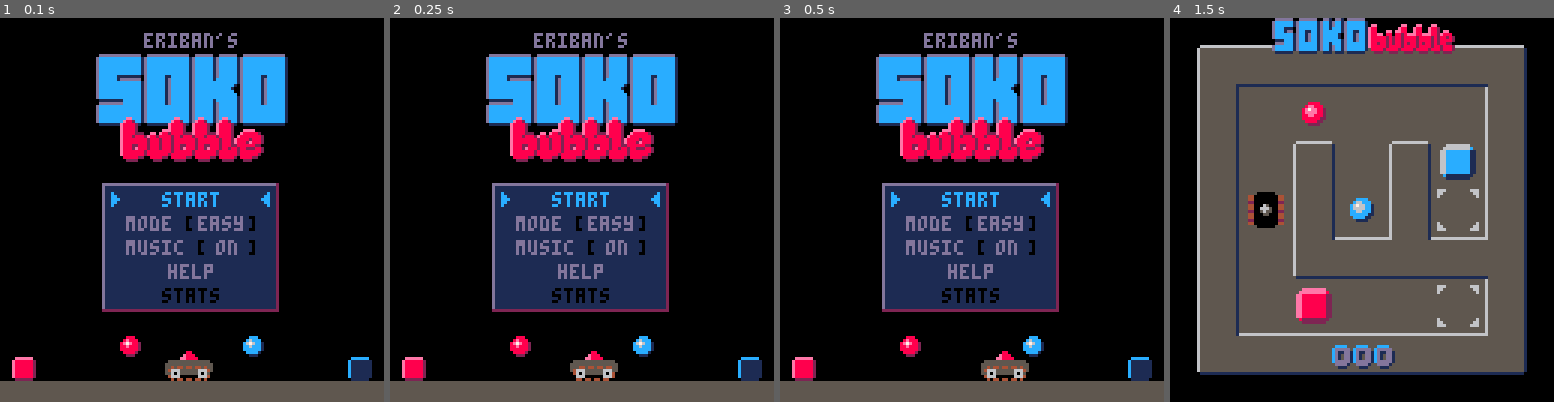
Above: before the commit, frames 1-4 (left to right).
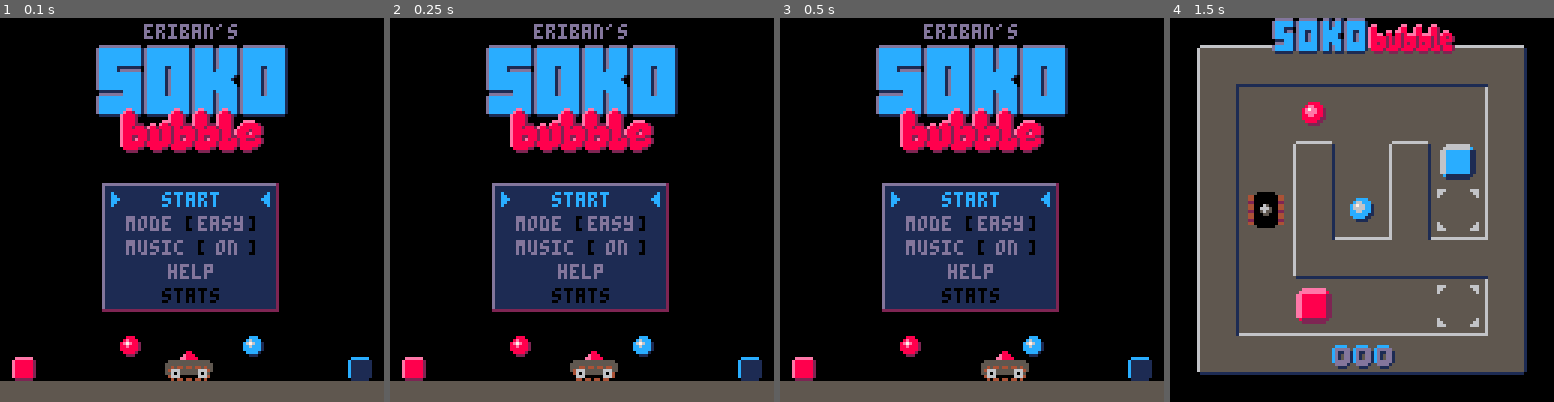
Above: after the commit, the same moments.

Repository: erwinbonsma/SokoBubbleP8
Game: PICO-8 cartridge sokobubble.p8
Same seed, same stepped clock (60 frames per second), same inputs: the game is played once before the commit and once after it.
Inputs:
- Up to frame 1 (0.1 s): no input
- Up to frame 2 (0.25 s): no input
- Up to frame 3 (0.5 s): tap O (Z key) at 0.33 s
- Up to frame 4 (1.5 s): tap O (Z key) at 0.7, 1.43 s; tap X (X key) at 1.07 s

The runs differ from the first frame. In frame 1, 6.3% of the frame differs, in the area x 25-75%, y 1-38%; in frame 2, 6.3%; in frame 3, 6.3%; in frame 4, nothing differs.

Commit message:
Pimp help display

Diff:
--- a/sokobubble.p8
+++ b/sokobubble.p8
@@ -749,6 +749,80 @@
  print("moves",42,115,12)
 end
 
+helpview={}
+function helpview:new()
+ local o=new_object(self)
+
+ return o
+end
+
+function helpview:update()
+ if btnp(❎) then
+  scene=_title
+ end
+end
+
+function helpview:draw()
+ cls()
+
+ draw_big_logo()
+
+ --draw iconographic help
+ rectfill(24,51,103,105,5)
+ local x=28
+ local y=54
+ pal(1,0)
+ for i=0,2 do
+  pal(5,max(5,4+i*4))
+  spr(92,x-1,y+i*8)
+  spr(92,x+40,y+i*8)
+  if i==1 then
+   spr(92,x+24,y)
+  elseif i==2 then
+   spr(92,x+65,y)
+  end
+ end
+
+ map(125,8,x+16,y,1,6)
+ map(127,8,x+57,y,1,6)
+ pal({
+  --green => red
+  [11]=14,[3]=8,[1]=2,
+  --yellow => blue
+  [10]=6,[9]=12,[4]=1
+ })
+ map(124,8,x+7,y,1,6)
+ map(126,8,x+48,y,1,6)
+ pal()
+
+ --show key legend
+ rectfill(0,113,127,127,5)
+
+ local printsymbol=function(
+  ch,x,y
+ )
+  print("◆",x,y,6)
+  print(ch,x,y,0)
+ end
+
+ printsymbol("⬅️",2,118)
+ printsymbol("➡️",16,118)
+ printsymbol("⬆️",9,115)
+ printsymbol("⬇️",9,121)
+ print("move",25,118,6)
+
+ printsymbol("❎",49,118)
+ print(
+  "undo",58,118,
+  easymode and 6 or 0
+ )
+
+ print("hold",82,118,0)
+ printsymbol("❎",98,118)
+ print("retry",107,115,6)
+ print("/exit",107,121,6)
+end
+
 box={}
 function box:new(x,y,c)
  local o=new_object(self)
@@ -1578,6 +1652,7 @@
  _stats=stats:new()
  _levelmenu=levelmenu:new()
  _statsview=statsview:new()
+ _helpview=helpview:new()
 
  --disable btnp auto-repeat
  --to use custom hold logic
@@ -1632,8 +1707,6 @@
   else
    music(-1)
   end
- elseif self.item_idx==4 then
-  self.help=not self.help
  end
 end
 
@@ -1648,6 +1721,8 @@
    return
   elseif self.item_idx==5 then
    scene=_statsview
+  elseif self.item_idx==4 then
+   scene=_helpview
   else
    self:_change_option()
   end
@@ -1710,45 +1785,17 @@
  end
 end
 
-function title:_draw_logo()
- print("eriban's",48,5,13)
+function draw_big_logo()
  pal(15,1)
  pal(5,12)
  pal(6,13)
- map(0,21,32,12,8,3)
+ map(0,21,32,9,8,3)
  for x=0,5 do
   for y=0,1 do
-   spr(128+x+y*16,x*8+40,y*8+33)
+   spr(128+x+y*16,x*8+40,y*8+30)
   end
  end
  pal()
-end
-
-function title:_draw_help()
- rect3d(35,56,91,96,1,13,2)
-
- local y=59
- centerprint("help",y,12)
- y+=10
-
- print("◆◆◆◆ move",37,y,13)
- print("⬅️➡️⬆️⬇️",37,y,0)
- y+=7
-
- print("◆",37,y,13)
- print("❎",37,y,0)
- print(
-  "undo",73,y,
-  easymode and 13 or 0
- )
- y+=7
-
- print("retry",71,y,13)
- y+=3
- print("◆",37,y,13)
- print("❎(hold)",37,y,0)
- y+=3
- print("exit",73,y,13)
 end
 
 menu_items={
@@ -1800,12 +1847,10 @@
 function title:draw()
  cls()
 
- self:_draw_logo()
- if self.help then
-  self:_draw_help()
- else
-  self:_draw_menu()
- end
+ print("eriban's",48,2,13)
+
+ draw_big_logo()
+ self:_draw_menu()
 
  rectfill(0,121,127,127,5)
 
@@ -1882,11 +1927,11 @@
 end
 __gfx__
 0000000000000000ffffffffffffffffffffffffffffffffffffffffffffffffffffffffffcccfffff888fff0aaaaaa000999900000000000000000000000000
-0000000000000000f55555555555555ff55555555555555ff55555555555555ffffffffffc6cccfff8e888ffa999999409aa9990000000000000000000000000
-0070070088778877555555555555555555555555555555555555555555555555ffffffffc676cc1f8e7e882fa99999949a7aa994000000000000000000000000
-0007700088778877554544544544545555445445445445555554454454454455ffffffffcc6ccc1f88e8882fa99999949aaaa994000000000000000000000000
-0007700000000000546665555556664555666555555666455466655555566655ffffffffcccccc1f8888882fa999999499aa9994000000000000000000000000
-0070070000000000556065555556065ff46065555556064ff46065555556064ffff66ffffcccc1fff88882ffa999999499999944000000000000000000000000
+0000000000000000f55555555555555ff55555555555555ff55555555555555ffffffffffc6cccfff8e888ffa999999409aa9990000600000000030008000800
+0070070088778877555555555555555555555555555555555555555555555555ffffffffc676cc1f8e7e882fa99999949a7aa994000660000000330000808000
+0007700088778877554544544544545555445445445445555554454454454455ffffffffcc6ccc1f88e8882fa99999949aaaa994066666000303300000080000
+0007700000000000546665555556664555666555555666455466655555566655ffffffffcccccc1f8888882fa999999499aa9994000660000333000000808000
+0070070000000000556065555556065ff46065555556064ff46065555556064ffff66ffffcccc1fff88882ffa999999499999944000600000030000008000800
 0000000000000000f4666ffffff6664ff4666ffffff666ffff666ffffff6664fff7666ffff111fffff222fffa999999409999440000000000000000000000000
 0000000000000000ff4f44f44f44f4fffff44f44f44f44ffff44f44f44f44ffff776666fffffffffffffffff0444444000444400000000000000000000000000
 ffffff6666ffffff5555555f0000000000000000000000000000000006555555555555f006555555555555f00077770000077000007777000077770000770770
@@ -1922,12 +1967,12 @@
 0044440000444400004444000044440000444400900000090000000060000006900000098000000830000003c000000cff4444ff904444090000000060444406
 00000000000000000000000000000000000000000990099000000000066006600990099008800880033003300cc00cc0ffffffff099009900000000006600660
 00000000000000000000000000000000000000000880088000000000066006600990099008800880033003300cc00cc000000000033003300330033006600660
-00eeee0000eeee0000eeee0000eeee0000eeee00800000080000000060000006900000098000000830000003c000000c0411114030aaaa0330aaaa0360eeee06
-0e8888200e8a98200e8e88200e8b38200e86c82080000008000e8000600e8006900e8009800e8008300e8003c00e800c041111403a9999433a9b39436e888826
-0e8888200ea7a9200ee7e8200eb7b3200e676c200000000000e7e80000e7e80000e7e80000e7e80000e7e80000e7e800021651200a9999400ab7b3400e888820
-0e8888200e9a99200e8e88200e3b33200ec6cc2000000000008e8800008e8800008e8800008e8800008e8800008e8800041551400a9999400a3b33400e888820
-0e8888200e8998200e8888200e8338200e8cc820800000080008800060088006900880098008800830088003c008800c041111403a9999433a9339436e888826
-0022220000222200002222000022220000222200800000080000000060000006900000098000000830000003c000000c02111120304444033044440360222206
+00eeee0000eeee0000eeee0000eeee0000eeee00800000080000000060000006900000098000000830000003c000000c0442442030aaaa0330aaaa0360eeee06
+0e8888200e8a98200e8e88200e8b38200e86c82080000008000e8000600e8006900e8009800e8008300e8003c00e800c011111103a9999433a9b39436e888826
+0e8888200ea7a9200ee7e8200eb7b3200e676c200000000000e7e80000e7e80000e7e80000e7e80000e7e80000e7e800011651100a9999400ab7b3400e888820
+0e8888200e9a99200e8e88200e3b33200ec6cc2000000000008e8800008e8800008e8800008e8800008e8800008e8800011551100a9999400a3b33400e888820
+0e8888200e8998200e8888200e8338200e8cc820800000080008800060088006900880098008800830088003c008800c011111103a9999433a9339436e888826
+0022220000222200002222000022220000222200800000080000000060000006900000098000000830000003c000000c04424420304444033044440360222206
 00000000000000000000000000000000000000000880088000000000066006600990099008800880033003300cc00cc000000000033003300330033006600660
 00000000000000000000000000000000000000000330033000000000066006600990099008800880033003300cc00cc006600660099009900000000006600660
 00bbbb0000bbbb0000bbbb0000bbbb0000bbbb00300000030000000060000006900000098000000830000003c000000c6000000690bbbb090000000060bbbb06
@@ -2151,12 +2196,12 @@
 3500005400755535350000007000003535000000000000353700004040000037350040000050003522354000005000353500755050750035357500000000003535750040600000353500000000455535203275554565312135614500004000353500000070005535390070655050003935006555556500353500557565450035
 3556003f005575353545003f0000753535000000000000353566007575007635353f005600003f3522350000560031343555000000005535357b000037555935357b000000595535350000000065753522350046660035223500450040000035390065007c0000353700006a6500003735000000000000353500000000000035
 3336363636363634333636363636363433363636363636343336383a383a3634203636363636362122333636363634222036363636363621333636363d36363420363636363636212036363636363621222036363636212220363636363636213a3636363636383933383a3636383a3433363636363636343336363636363634
-3136363636363231363b363b3632313636363636323136363636363632313636363636323136363636363632313636363222222231363636363632313636363636363231363636363632313636363636363200000000000000000000000000000000000000000000000000000000000000000000000000000000000000000000
-350056000000353575397639753535000000000035355c00000000003535000056756535355c0000000000353500000033363632355c0000707535355c0000000000353567006f006c35355c00000000003500000000000000000000000000000000000000000000000000000000000000000000000000000000000000000000
-350037003770353500000000003535005c50400035357550765670553535000000005535350070595b500035350000500000753535750000700035350070595b500035355c7760570035350070406050003500000000000000000000000000000000000000000000000000000000000000000000000000000000000000000000
-355c3576356c353570005c0050353500605600663535755076567055353500505c006635350070797b5000353e38763056563a3c35760101707535350070797b500035357f7000505f35350046766656003500000000000000000000000000000000000000000000000000000000000000000000000000000000000000000000
-350033363d363c35000000000035350070006c6c353500000000000035350060700000353500000000000035355c50007000553535750000700035350070557550003535006c60570035350055657545003500000000000000000000000000000000000000000000000000000000000000000000000000000000000000000000
-35005000006c3535553756375535350000766c4735350000000000003535760000000035203200000000312135000000000055353500000070753535007075555000353577006f006735350000000000003500000000000000000000000000000000000000000000000000000000000000000000000000000000000000000000
+3136363636363231363b363b36323136363636363231363636363636323136363636363231363636363636323136363632222222313636363636323136363636363632313636363636323136363636363632000000000000000000000000000000000000000000000000000000000000000000000000000000000000660d460d
+350056000000353575397639753535000000000035355c00000000003535000056756535355c0000000000353500000033363632355c0000707535355c0000000000353567006f006c35355c000000000035000000000000000000000000000000000000000000000000000000000000000000000000000000000000600e400f
+350037003770353500000000003535005c50400035357550765670553535000000005535350070595b500035350000500000753535750000700035350070595b500035355c77605700353500704060500035000000000000000000000000000000000000000000000000000000000000000000000000000000000000600f400e
+355c3576356c353570005c0050353500605600663535755076567055353500505c006635350070797b5000353e38763056563a3c35760101707535350070797b500035357f7000505f3535004676665600350000000000000000000000000000000000000000000000000000000000000000000000000000000000006f0e4f0e
+350033363d363c35000000000035350070006c6c353500000000000035350060700000353500000000000035355c50007000553535750000700035350070557550003535006c6057003535005565754500350000000000000000000000000000000000000000000000000000000000000000000000000000000000007d0e5d0f
+35005000006c3535553756375535350000766c4735350000000000003535760000000035203200000000312135000000000055353500000070753535007075555000353577006f00673535000000000000350000000000000000000000000000000000000000000000000000000000000000000000000000000000006d0f4d0e
 3336363636363433363d363d3634333636363636343336363636363634333636363636342233363636363422333636363636363433363636363634203636363636362133363636363634333636363636363400000000000000000000000000000000000000000000000000000000000000000000000000000000000000000000
 3a3b383737313831363636363636320000000000000000000000000000000000000000000000000000000000000000000000000000000000000000000000000000000000000000000000000000000000000000000000000000000000000000000000000000000000000000000000000000000000000000000000000000000000
 22355c3e3c3e3835590050007075350000000000000000000000000000000000000000000000000000000000000000000000000000000000000000000000000000000000000000000000000000000000000000000000000000000000000000000000000000000000000000000000000000000000000000000000000000000000
